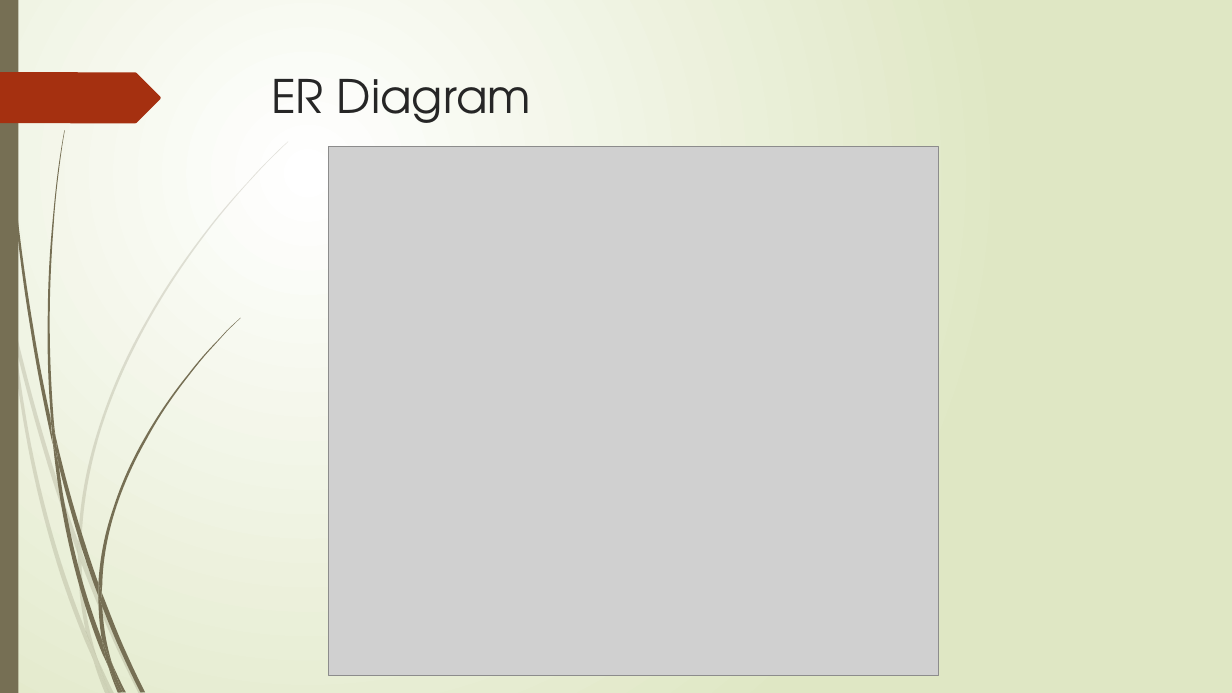
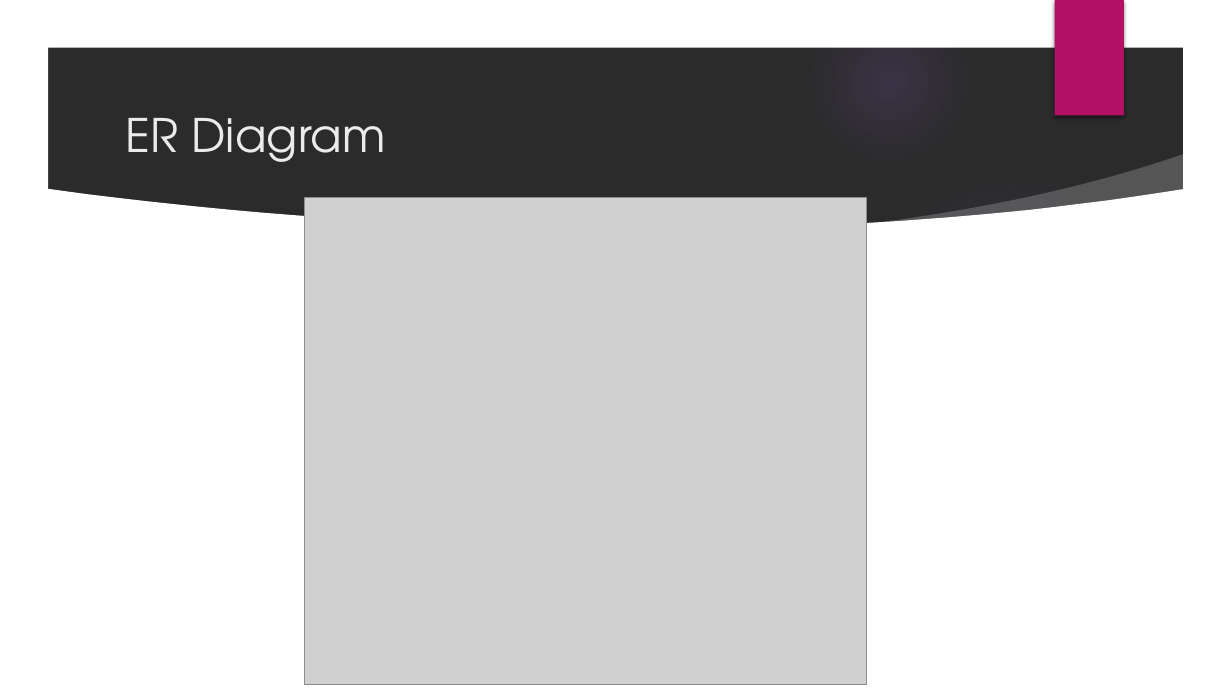
Before and after one commit to dipu157/pres_reactlara, a slide deck: slide 16 of Documentation/CSE202103099_(Mineuddin Ahmed Dipu).pptx (slide 19 before the commit). Drawn at 1232x693 pixels with LibreOffice and Linux fonts; fonts in the diff are those of the drawing; grey boxes stand for pictures; background and template pictures are left out; a plain dark background stands for a picture behind light text. Boxes give left, top, right and bottom in pixels: in the first picture for what was removed or moved away, otherwise in the second. Text is boxed around its words. In the diff, an @@ line names an element or a change of style, - is before the commit and + after.

```diff
--- a/Documentation/CSE202103099_(Mineuddin Ahmed Dipu).pptx
+++ b/Documentation/CSE202103099_(Mineuddin Ahmed Dipu).pptx
@@ background gradient #FFFFFF to #DFE8C4 to picture (left out) @@
@@ rectangle removed at bbox=[0, 0, 18, 693] @@
@@ group added at bbox=[0, 0, 1232, 693]: 5 ellipses, 3 freeform shapes @@
@@ rectangle added at bbox=[1055, 0, 1124, 116], fill #B31166 @@
@@ freeform shape removed at bbox=[0, 72, 161, 123] @@
@@ title "ER Diagram": place and size @@
-title "ER Diagram" at bbox=[271, 79, 531, 123]
+title "ER Diagram" at bbox=[126, 118, 385, 162]
@@ title "ER Diagram" at bbox=[126, 118, 385, 162]: text colour #262626 to #EBEBEB; vertical alignment top to middle @@
@@ picture: place and size @@
-picture at bbox=[328, 146, 939, 676]
+picture at bbox=[305, 197, 867, 684]
@@ group removed at bbox=[0, 141, 288, 693]: 10 freeform shapes @@
@@ group removed at bbox=[3, 0, 240, 693]: 12 freeform shapes @@
```
Also in this commit, not shown: 26 other slides changed, 4 slides added, 3 slides removed, 2 other files.
